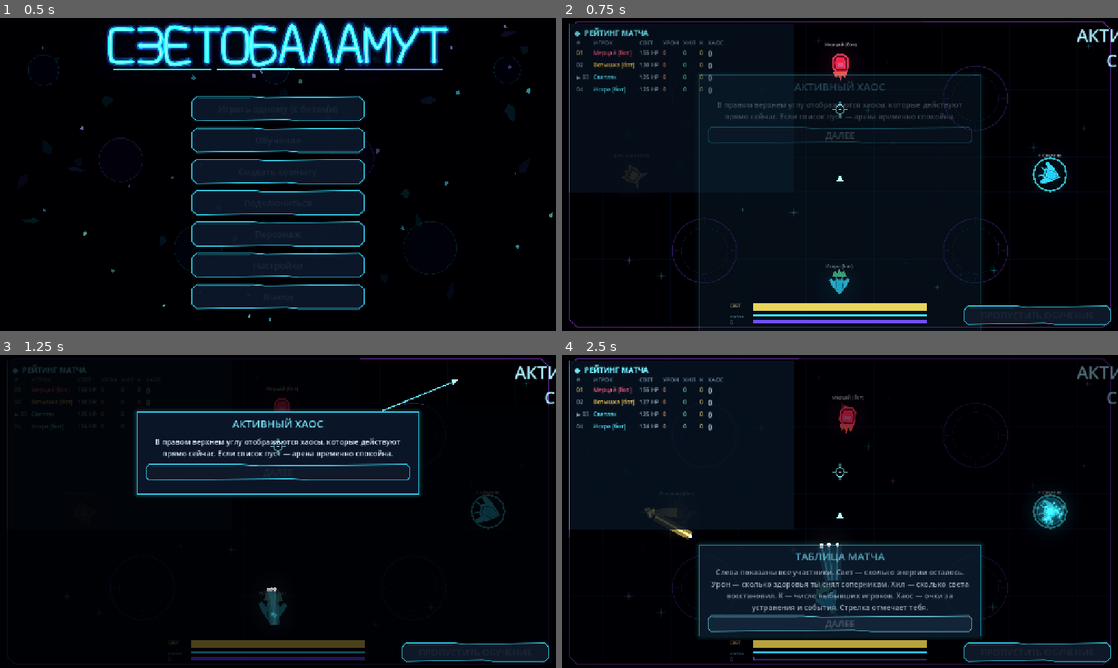
Above: before the commit, frames 1-4 (two rows, left to right).
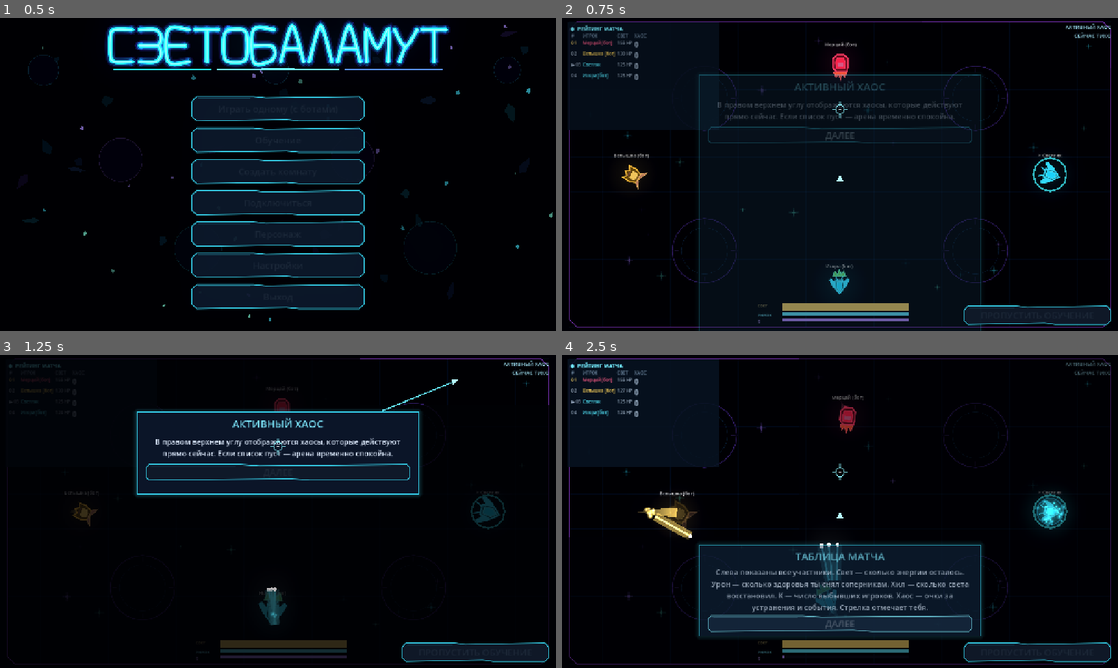
Above: after the commit, the same moments.

Repository: DvoreZZKy/svetobalamut
Game: Godot game, scene res://scenes/menu.tscn
Two runs of this game, one before a commit and one after it. Both use one fixed random seed, a clock stepped at 60 frames per second and the inputs below.
Inputs (mouse positions are in pixels of both pictures, inside the frame that each line leads up to):
- Up to frame 1 (0.5 s): no input
- Up to frame 2 (0.75 s): click "Играть одному (с ботами)" at 0.5 s
- Up to frame 3 (1.25 s): no input
- Up to frame 4 (2.5 s): tap Enter (restart) at 1.25 s; move the mouse to (962, 495) at 1.27 s; hold D (right) 1.28-2 s; hold Space (dash) 1.28-2 s; tap Q (ability) at 1.35 s; click (962, 495) at 1.42 s; click "ДАЛЕЕ" at 2 s

Frame 1 is identical in both runs. In frame 2, 3.4% of the frame differs, in the area x 1-100%, y 1-98%; in frame 3, 2.3%; in frame 4, 15%.

Commit message:
Compact arena HUD and move combat stats to end-of-match rankings

Diff:
--- a/scripts/arena.gd
+++ b/scripts/arena.gd
@@ -287,15 +287,17 @@
 	var cl := CanvasLayer.new()
 	cl.layer = 10
 	add_child(cl)
-	timer_lbl = _label("АКТИВНЫЙ ХАОС", 20, Vector2.ZERO, Vector2(420, 84), cl, true)
+	timer_lbl = _label("АКТИВНЫЙ ХАОС", 12, Vector2.ZERO, Vector2(330, 74), cl, true)
 	timer_lbl.anchor_left = 1.0
 	timer_lbl.anchor_right = 1.0
-	timer_lbl.offset_left = -430
+	timer_lbl.offset_left = -346
 	timer_lbl.offset_right = -16
 	timer_lbl.offset_top = 12
-	timer_lbl.offset_bottom = 96
+	timer_lbl.offset_bottom = 86
 	timer_lbl.horizontal_alignment = HORIZONTAL_ALIGNMENT_RIGHT
 	timer_lbl.vertical_alignment = VERTICAL_ALIGNMENT_TOP
+	timer_lbl.autowrap_mode = TextServer.AUTOWRAP_WORD_SMART
+	timer_lbl.add_theme_font_size_override("font_size", 12)
 	timer_lbl.modulate = Color("#a9efff")
 	banner = _label("", 70, Vector2.ZERO, Vector2(1280, 100), cl, true)
 	banner.anchor_left = 0.5
@@ -310,35 +312,38 @@
 	score_lbl.bbcode_enabled = true
 	score_lbl.fit_content = true
 	score_lbl.scroll_active = false
-	score_lbl.position = Vector2(16, 12)
-	score_lbl.size = Vector2(520, 390)
+	score_lbl.position = Vector2(12, 10)
+	score_lbl.size = Vector2(350, 248)
 	score_lbl.clip_contents = true
 	score_lbl.mouse_filter = Control.MOUSE_FILTER_IGNORE
-	score_lbl.add_theme_font_size_override("normal_font_size", 13)
-	score_lbl.add_theme_constant_override("table_h_separation", 10)
-	score_lbl.add_theme_constant_override("table_v_separation", 5)
+	score_lbl.add_theme_font_size_override("normal_font_size", 10)
+	score_lbl.add_theme_constant_override("table_h_separation", 5)
+	score_lbl.add_theme_constant_override("table_v_separation", 2)
 	score_lbl.add_theme_color_override("default_color", Color("#eaf6ff"))
 	var board_style := StyleBoxFlat.new()
 	board_style.bg_color = Color("#071321", 0.88)
 	board_style.border_color = Color("#42d9ed", 0.72)
 	board_style.set_border_width_all(1)
 	board_style.set_corner_radius_all(0)
-	board_style.content_margin_left = 12
-	board_style.content_margin_right = 12
-	board_style.content_margin_top = 10
-	board_style.content_margin_bottom = 10
+	board_style.content_margin_left = 7
+	board_style.content_margin_right = 7
+	board_style.content_margin_top = 6
+	board_style.content_margin_bottom = 6
 	score_lbl.add_theme_stylebox_override("normal", board_style)
 	cl.add_child(score_lbl)
-	help_lbl = _label("", 15, Vector2.ZERO, Vector2(500, 112), cl)
+	help_lbl = _label("", 11, Vector2.ZERO, Vector2(340, 76), cl)
 	help_lbl.anchor_left = 1.0
 	help_lbl.anchor_right = 1.0
-	help_lbl.offset_left = -516
+	help_lbl.offset_left = -356
 	help_lbl.offset_right = -16
+	help_lbl.offset_top = 94
+	help_lbl.offset_bottom = 170
 	help_lbl.anchor_top = 0.0
 	help_lbl.anchor_bottom = 0.0
 	help_lbl.horizontal_alignment = HORIZONTAL_ALIGNMENT_RIGHT
 	help_lbl.autowrap_mode = TextServer.AUTOWRAP_WORD_SMART
-	help_lbl.add_theme_font_size_override("font_size", 13)
+	help_lbl.add_theme_font_size_override("font_size", 10)
+	help_lbl.autowrap_mode = TextServer.AUTOWRAP_WORD_SMART
 	help_lbl.modulate = Color(0.7, 0.8, 1.0, 0.0)
 	timer_shape = Polygon2D.new()
 	timer_shape.position = Vector2(1070, 54)
@@ -358,74 +363,72 @@
 	timer_outline.z_index = -1
 	timer_outline.default_color = Color("#39d9f0", 0.0)
 	cl.add_child(timer_outline)
-	timer_lbl.size = Vector2(190, 58)
-	timer_lbl.offset_left = -95
-	timer_lbl.offset_right = 95
-	timer_lbl.add_theme_font_size_override("font_size", 40)
-	light_bar = _bar(Vector2.ZERO, Vector2(400, 18), Color(1.6, 1.4, 0.5), cl)
+	timer_shape.position = Vector2(1100, 48)
+	timer_outline.position = timer_shape.position
+	light_bar = _bar(Vector2.ZERO, Vector2(292, 14), Color("#ffd76a"), cl)
 	light_bar.anchor_left = 0.5
 	light_bar.anchor_right = 0.5
 	light_bar.anchor_top = 1.0
 	light_bar.anchor_bottom = 1.0
-	light_bar.offset_left = -200
-	light_bar.offset_right = 200
-	light_bar.offset_top = -48
-	light_bar.offset_bottom = -30
-	dash_bar = _bar(Vector2.ZERO, Vector2(400, 7), Color(0.4, 1.6, 2.0), cl)
+	light_bar.offset_left = -132
+	light_bar.offset_right = 160
+	light_bar.offset_top = -65
+	light_bar.offset_bottom = -51
+	dash_bar = _bar(Vector2.ZERO, Vector2(292, 6), Color("#62eaff"), cl)
 	dash_bar.anchor_left = 0.5
 	dash_bar.anchor_right = 0.5
 	dash_bar.anchor_top = 1.0
 	dash_bar.anchor_bottom = 1.0
-	dash_bar.offset_left = -200
-	dash_bar.offset_right = 200
-	dash_bar.offset_top = -39
-	dash_bar.offset_bottom = -32
-	ability_bar = _bar(Vector2.ZERO, Vector2(400, 7), Color(0.75, 0.45, 1.8), cl)
+	dash_bar.offset_left = -132
+	dash_bar.offset_right = 160
+	dash_bar.offset_top = -43
+	dash_bar.offset_bottom = -37
+	ability_bar = _bar(Vector2.ZERO, Vector2(292, 6), Color("#b68aff"), cl)
 	ability_bar.anchor_left = 0.5
 	ability_bar.anchor_right = 0.5
 	ability_bar.anchor_top = 1.0
 	ability_bar.anchor_bottom = 1.0
-	ability_bar.offset_left = -200
-	ability_bar.offset_right = 200
-	ability_bar.offset_top = -26
-	ability_bar.offset_bottom = -19
-	var light_caption := _label("СВЕТ", 10, Vector2.ZERO, Vector2(48, 18), cl)
+	ability_bar.offset_left = -132
+	ability_bar.offset_right = 160
+	ability_bar.offset_top = -29
+	ability_bar.offset_bottom = -23
+	var light_caption := _label("СВЕТ", 9, Vector2.ZERO, Vector2(54, 14), cl)
 	light_caption.anchor_left = 0.5
 	light_caption.anchor_right = 0.5
 	light_caption.anchor_top = 1.0
 	light_caption.anchor_bottom = 1.0
-	light_caption.offset_left = -254
-	light_caption.offset_right = -206
+	light_caption.offset_left = -190
+	light_caption.offset_right = -138
 	light_caption.offset_top = -65
-	light_caption.offset_bottom = -47
+	light_caption.offset_bottom = -51
 	light_caption.add_theme_color_override("font_color", Color("#ffe28a"))
-	var dash_caption := _label("РЫВОК", 9, Vector2.ZERO, Vector2(48, 14), cl)
+	var dash_caption := _label("РЫВОК", 9, Vector2.ZERO, Vector2(54, 14), cl)
 	dash_caption.anchor_left = 0.5
 	dash_caption.anchor_right = 0.5
 	dash_caption.anchor_top = 1.0
 	dash_caption.anchor_bottom = 1.0
-	dash_caption.offset_left = -254
-	dash_caption.offset_right = -206
-	dash_caption.offset_top = -40
-	dash_caption.offset_bottom = -26
+	dash_caption.offset_left = -190
+	dash_caption.offset_right = -138
+	dash_caption.offset_top = -43
+	dash_caption.offset_bottom = -29
 	dash_caption.add_theme_color_override("font_color", Color("#76eaff"))
-	var ability_caption := _label("Q", 10, Vector2.ZERO, Vector2(48, 14), cl)
+	var ability_caption := _label("Q", 9, Vector2.ZERO, Vector2(54, 14), cl)
 	ability_caption.anchor_left = 0.5
 	ability_caption.anchor_right = 0.5
 	ability_caption.anchor_top = 1.0
 	ability_caption.anchor_bottom = 1.0
-	ability_caption.offset_left = -254
-	ability_caption.offset_right = -206
-	ability_caption.offset_top = -27
-	ability_caption.offset_bottom = -13
+	ability_caption.offset_left = -190
+	ability_caption.offset_right = -138
+	ability_caption.offset_top = -29
+	ability_caption.offset_bottom = -15
 	ability_caption.add_theme_color_override("font_color", Color("#c3a0ff"))
-	capsule_ammo_lbl = _label("ВОЛНЫ  ◆ ◆ ◆ ◆", 16, Vector2(18, 0), Vector2(220, 24), cl)
+	capsule_ammo_lbl = _label("ВОЛНЫ  ◆ ◆ ◆ ◆", 12, Vector2(18, 0), Vector2(190, 20), cl)
 	capsule_ammo_lbl.anchor_top = 1.0
 	capsule_ammo_lbl.anchor_bottom = 1.0
 	capsule_ammo_lbl.offset_top = -66
 	capsule_ammo_lbl.offset_bottom = -42
 	capsule_ammo_lbl.add_theme_color_override("font_color", Color("#75efff"))
-	capsule_reload_bar = _bar(Vector2(18, 0), Vector2(180, 6), Color(0.25, 0.95, 1.0), cl)
+	capsule_reload_bar = _bar(Vector2(18, 0), Vector2(150, 5), Color("#62eaff"), cl)
 	capsule_reload_bar.anchor_top = 1.0
 	capsule_reload_bar.anchor_bottom = 1.0
 	capsule_reload_bar.offset_top = -37
@@ -1139,14 +1142,11 @@
 			rows.append(pd)
 	# Leaderboard follows the actual match objective: chaos first, then remaining light.
 	rows.sort_custom(func(a, b): return a.pt > b.pt if a.pt != b.pt else a.l > b.l)
-	var txt := "[font_size=17][color=#74edff][b]◈  РЕЙТИНГ МАТЧА[/b][/color][/font_size]\n"
-	txt += "[table=7]"
+	var txt := "[font_size=12][color=#74edff][b]◈  РЕЙТИНГ МАТЧА[/b][/color][/font_size]\n"
+	txt += "[table=4]"
 	txt += "[cell][color=#718ba5]#[/color][/cell]"
 	txt += "[cell][color=#718ba5]ИГРОК[/color][/cell]"
 	txt += "[cell][color=#718ba5]СВЕТ[/color][/cell]"
-	txt += "[cell][color=#718ba5]УРОН[/color][/cell]"
-	txt += "[cell][color=#718ba5]ХИЛ[/color][/cell]"
-	txt += "[cell][color=#718ba5]K[/color][/cell]"
 	txt += "[cell][color=#718ba5]ХАОС[/color][/cell]"
 	for rank_i in rows.size():
 		var pd: Dictionary = rows[rank_i]
@@ -1159,9 +1159,6 @@
 		txt += "[cell][color=%s]%s%02d[/color][/cell]" % [rank_color, current_marker, rank_i + 1]
 		txt += "[cell][color=#%s]%s[/color][/cell]" % [hex, display_name]
 		txt += "[cell][color=#9aacc0]%s[/color][/cell]" % state_text
-		txt += "[cell][color=#ff9d75]%d[/color][/cell]" % int(pd.get("dm", 0.0))
-		txt += "[cell][color=#7df0bb]%d[/color][/cell]" % int(pd.get("hl", 0.0))
-		txt += "[cell][color=#f4e08a]%d[/color][/cell]" % int(pd.ki)
 		txt += "[cell][color=%s][b]%d[/b][/color][/cell]" % [chaos_color, int(pd.pt)]
 	txt += "[/table]"
 	if txt != last_score_text:  # re-parsing BBCode every frame was needless work
@@ -1214,9 +1211,12 @@
 		heal_rank.sort_custom(func(a, b): return float(a.get("hl", 0.0)) > float(b.get("hl", 0.0)))
 		kill_rank.sort_custom(func(a, b): return int(a.ki) > int(b.ki))
 		chaos_rank.sort_custom(func(a, b): return int(a.pt) > int(b.pt))
-		var report := "ПОБЕДИТЕЛЬ: %s\n\n" % wn
-		report += "УРОН: %s  •  ХИЛ: %s\n" % [_rank_line(damage_rank, "dm"), _rank_line(heal_rank, "hl")]
-		report += "КИЛЛЫ: %s  •  ХАОС: %s" % [_rank_line(kill_rank, "ki"), _rank_line(chaos_rank, "pt")]
+		var report := "[center][color=#74edff][b]◈ ИТОГИ МАТЧА ◈[/b][/color]\n"
+		report += "[font_size=24][color=#ffe28a][b]ПОБЕДИТЕЛЬ: %s[/b][/color][/font_size][/center]\n\n" % wn
+		report += "[color=#ff9d75][b]ТОП ПО УРОНУ[/b][/color]\n%s\n\n" % _rank_line(damage_rank, "dm")
+		report += "[color=#7df0bb][b]ТОП ПО ХИЛУ[/b][/color]\n%s\n\n" % _rank_line(heal_rank, "hl")
+		report += "[color=#f4e08a][b]ТОП ПО УБИЙСТВАМ[/b][/color]\n%s\n\n" % _rank_line(kill_rank, "ki")
+		report += "[color=#c3a0ff][b]ТОП ПО ХАОСУ[/b][/color]\n%s[/center]" % _rank_line(chaos_rank, "pt")
 		over_lbl.text = report
 		over_lbl.modulate = Color(1.1, 1.35, 1.65)
 		_layout_game_over()
@@ -1272,8 +1272,8 @@
 	over_shape.polygon = points
 	over_outline.points = points
 	over_lbl.position = Vector2(pos.x + 28.0, pos.y + 34.0)
-	over_lbl.size = Vector2(panel_size.x - 56.0, 300.0)
-	over_lbl.add_theme_font_size_override("font_size", 19)
+	over_lbl.size = Vector2(panel_size.x - 56.0, 340.0)
+	over_lbl.add_theme_font_size_override("font_size", 14)
 	var buttons_y := pos.y + panel_size.y - 70.0
 	over_restart_btn.position = Vector2(pos.x + panel_size.x * 0.5 - 222.0, buttons_y)
 	over_menu_btn.position = Vector2(pos.x + panel_size.x * 0.5 + 12.0, buttons_y)
